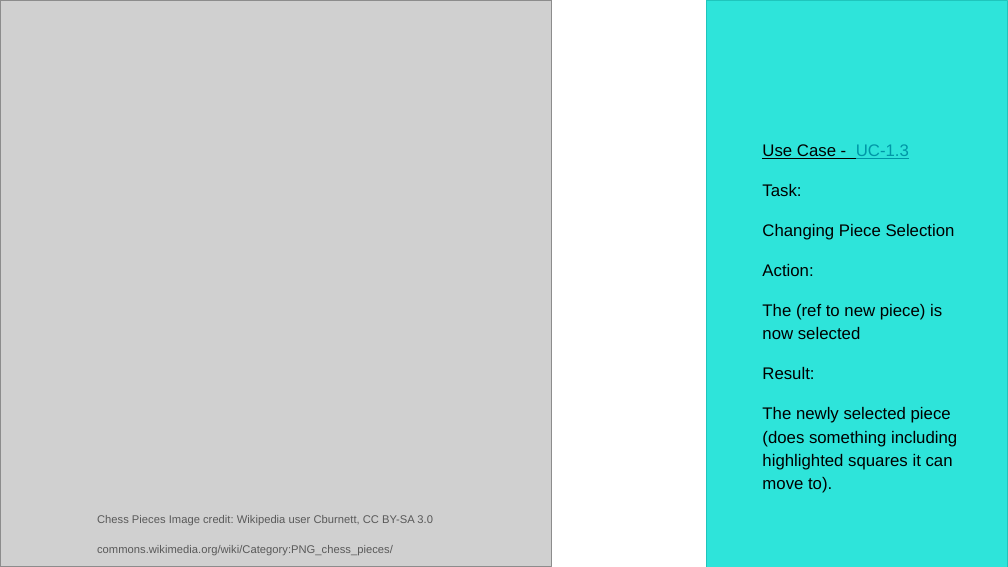
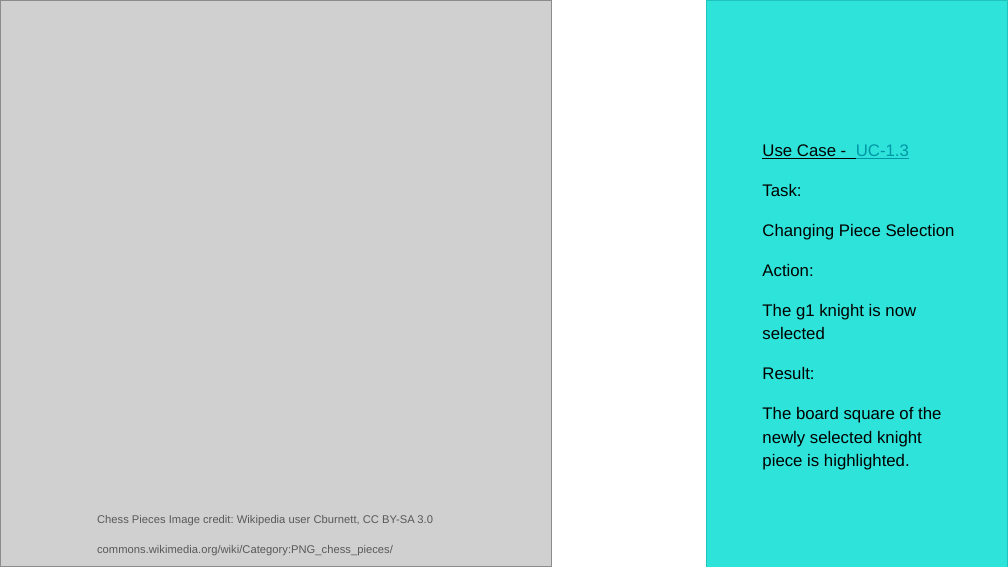
Before and after one commit to Skadoot/GP9, a slide deck: slide 15 of docs/ui_spec/UI-Spec-Pres-GP9.pptx. Drawn at 1008x567 pixels with LibreOffice and Linux fonts; fonts in the diff are those of the drawing; grey boxes stand for pictures. Boxes give left, top, right and bottom in pixels: in the first picture for what was removed or moved away, otherwise in the second. Text is boxed around its words. In the diff, an @@ line names an element or a change of style, - is before the commit and + after.

```diff
--- a/docs/ui_spec/UI-Spec-Pres-GP9.pptx
+++ b/docs/ui_spec/UI-Spec-Pres-GP9.pptx
@@ text at box(762, 304, 916, 339): text changed @@
-The (ref to new piece) is now selected
+The g1 knight is now selected
@@ text at box(762, 407, 941, 470): text changed @@
-The newly selected piece (does something including highlighted squares it can move to).
+The board square of the newly selected knight piece is highlighted.
```
Also in this commit, not shown: 10 other slides changed, 3 slides added, 6 other files.
